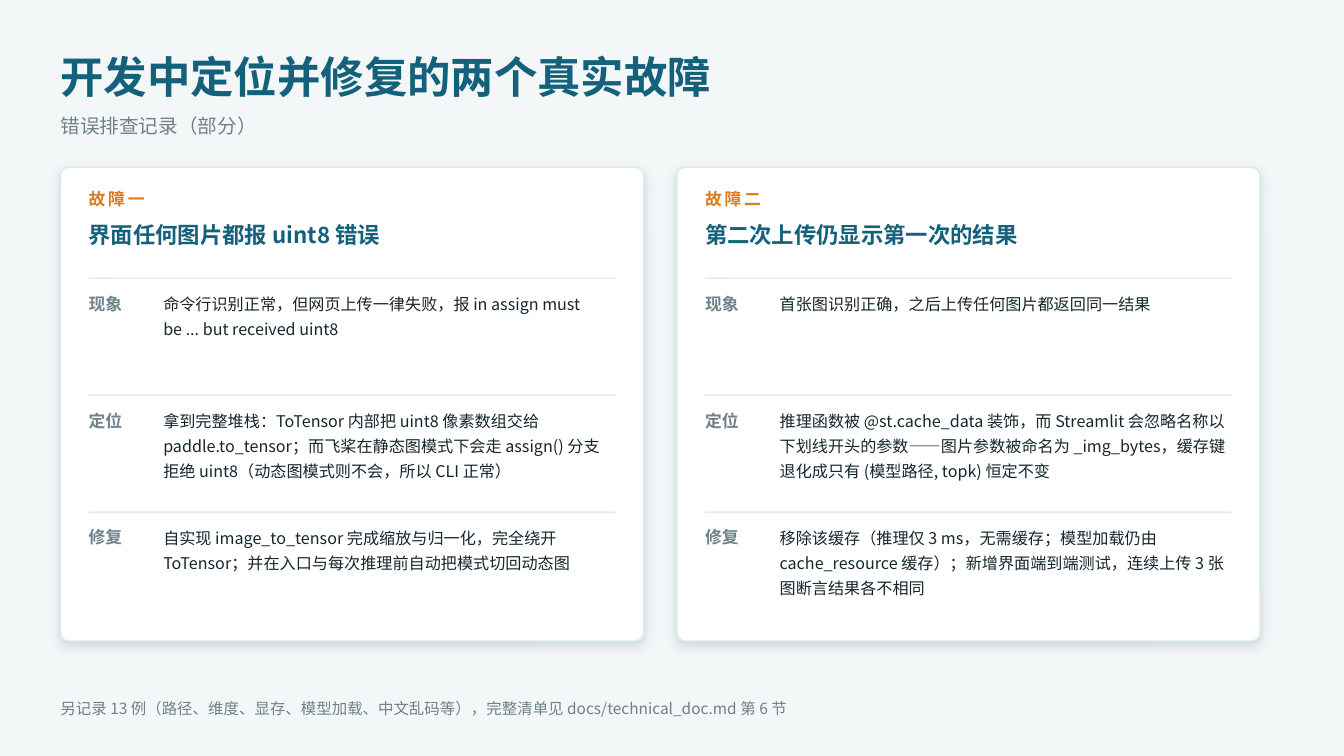
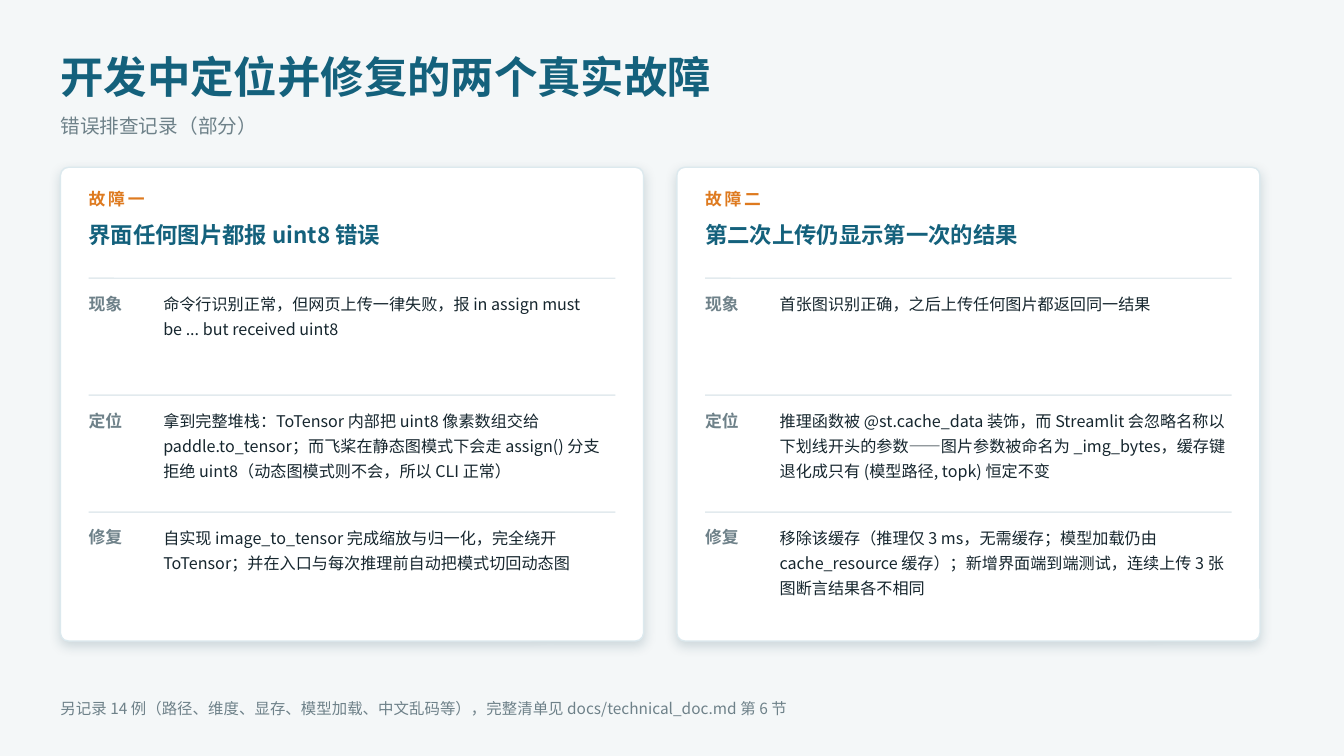
Before and after one commit to JinYihang1011/image_classification_paddle, a slide deck: slide 13 of 课程设计汇报.pptx. Drawn at 1344x756 pixels with LibreOffice and Linux fonts; fonts in the diff are those of the drawing. Boxes give left, top, right and bottom in pixels: in the first picture for what was removed or moved away, otherwise in the second. Text is boxed around its words. In the diff, an @@ line names an element or a change of style, - is before the commit and + after.

```diff
--- a/课程设计汇报.pptx
+++ b/课程设计汇报.pptx
@@ text at <box>60,701,786,717</box>: text changed @@
-另记录 13 例（路径、维度、显存、模型加载、中文乱码等），完整清单见 docs/technical_doc.md 第 6 节
+另记录 14 例（路径、维度、显存、模型加载、中文乱码等），完整清单见 docs/technical_doc.md 第 6 节
```
Also in this commit, not shown: 2 other slides changed, 14 other files.
